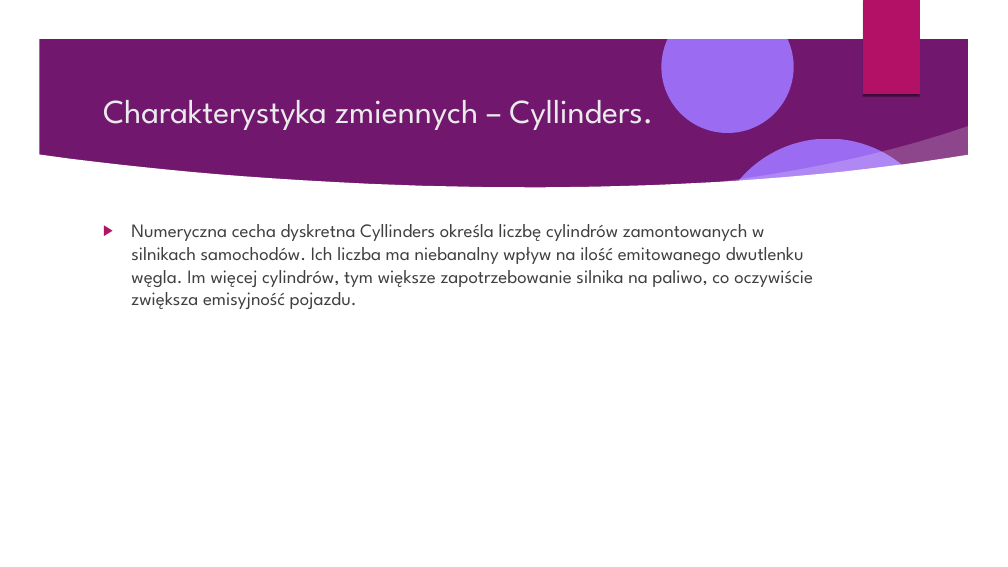
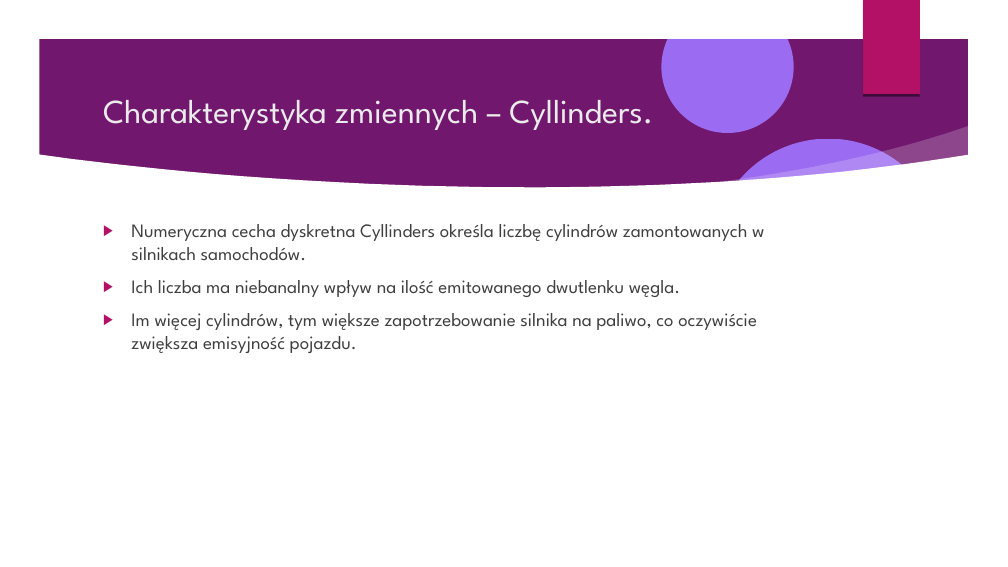
Before and after one commit to Pawel-Tomasz-Nowak/Scientific-collaboration, a slide deck: slide 35 of EmissionAnalysis/Prezentacja projektu.odp (slide 36 before the commit). Drawn at 1008x567 pixels with LibreOffice and Linux fonts; fonts in the diff are those of the drawing; background and template pictures are left out. Boxes give left, top, right and bottom in pixels: in the first picture for what was removed or moved away, otherwise in the second. Text is boxed around its words. In the diff, an @@ line names an element or a change of style, - is before the commit and + after.

```diff
--- a/EmissionAnalysis/Prezentacja projektu.odp
+++ b/EmissionAnalysis/Prezentacja projektu.odp
@@ text at [131, 224, 764, 353]: text changed @@
-▶ Numeryczna cecha dyskretna Cyllinders określa liczbę cylindrów zamontowanych w silnikach samochodów. Ich liczba ma niebanalny wpływ na ilość emitowanego dwutlenku węgla. Im więcej cylindrów, tym większe zapotrzebowanie silnika na paliwo, co oczywiście zwiększa emisyjność pojazdu.
+▶ Numeryczna cecha dyskretna Cyllinders określa liczbę cylindrów zamontowanych w silnikach samochodów.
+▶ Ich liczba ma niebanalny wpływ na ilość emitowanego dwutlenku węgla.
+▶ Im więcej cylindrów, tym większe zapotrzebowanie silnika na paliwo, co oczywiście zwiększa emisyjność pojazdu.
```
Also in this commit, not shown: 19 other slides changed, 3 slides added, 3 slides removed, 2 other files.
